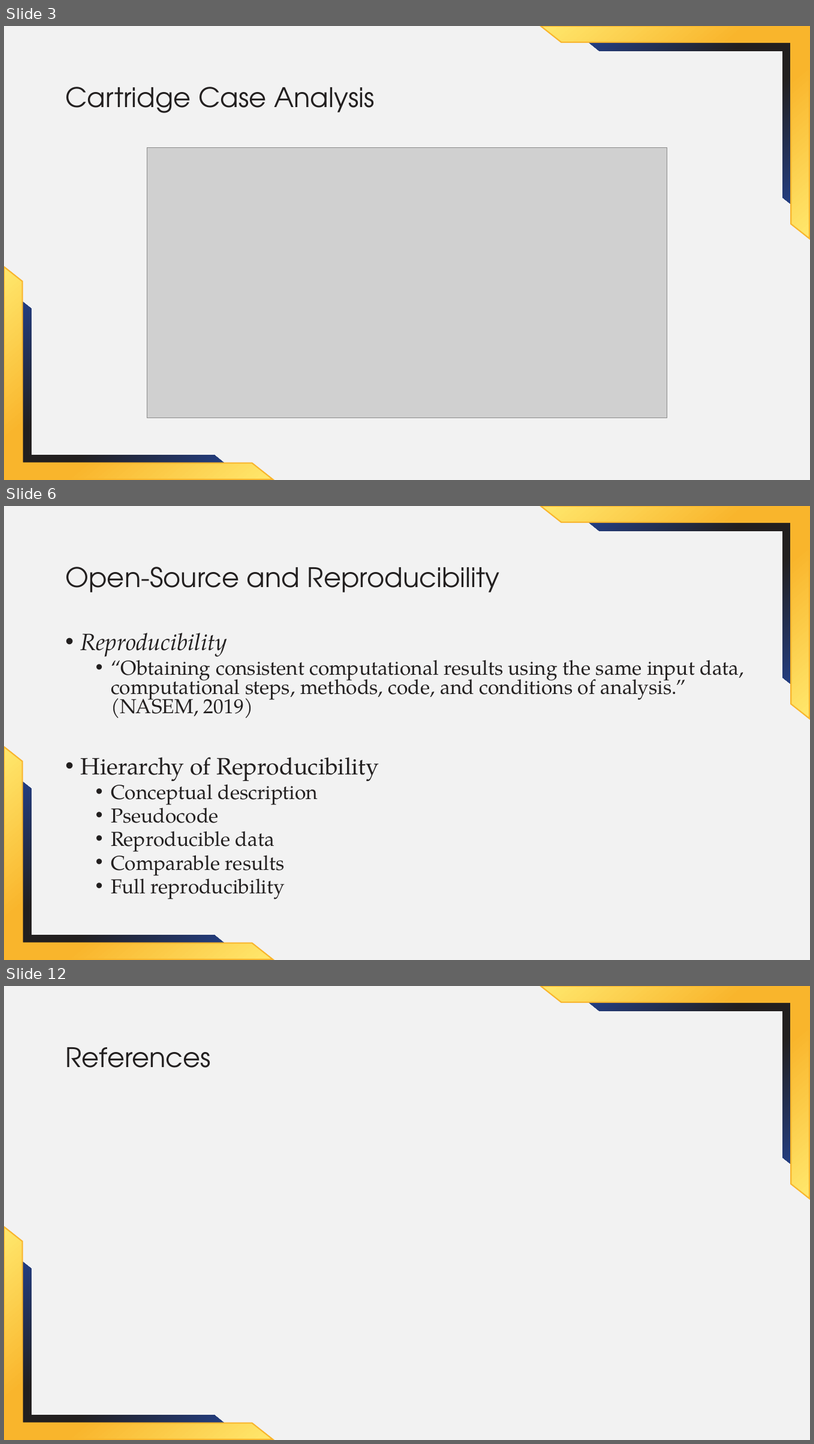
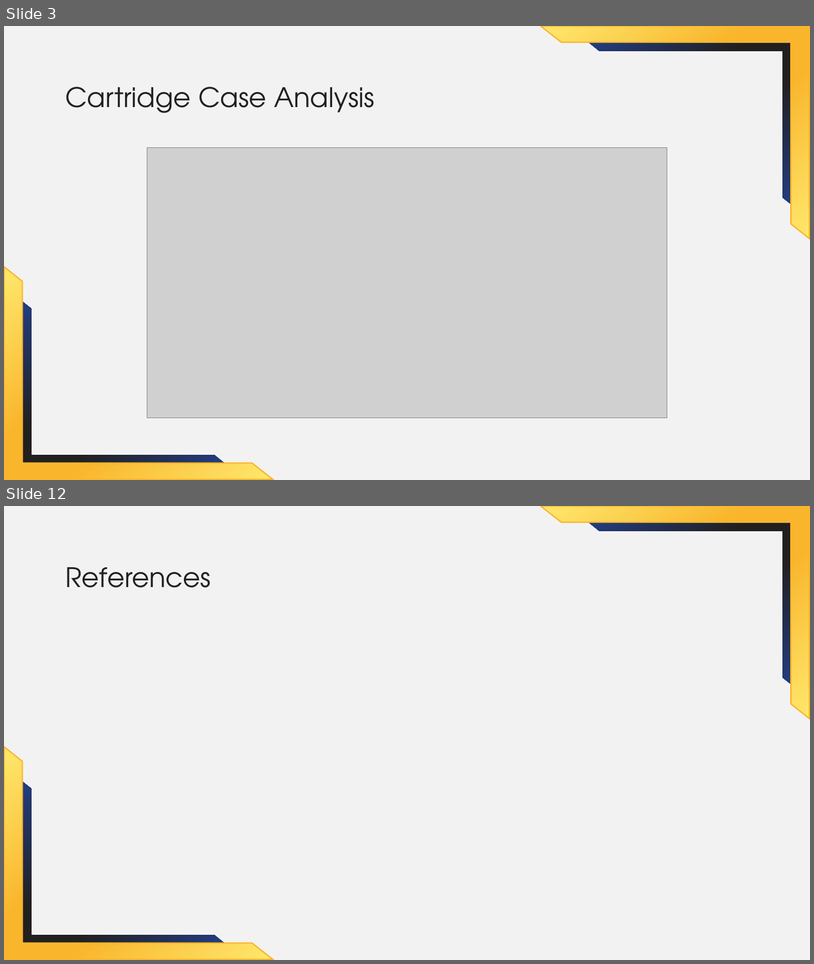
Before and after one commit to jzemmels/aafs22_slides, a slide deck: slides/AAFS 2022 Presenter PP Theme 1.pptx. Shown one above the other, each under a label of ours: slides 3, 6 and 12 before the commit, slides 3 and 12 after it; the slides between them are not shown. The pictures are 814x1444 and 814x964 pixels, drawn with LibreOffice and Linux fonts; fonts in the diff are those of the drawing; grey boxes stand for pictures; background and template pictures are left out. Boxes give left, top, right and bottom in pixels: in the first picture for what was removed or moved away, otherwise in the second. Text is boxed around its words. In the diff, an @@ line names an element or a change of style, - is before the commit and + after.

```diff
--- a/slides/AAFS 2022 Presenter PP Theme 1.pptx
+++ b/slides/AAFS 2022 Presenter PP Theme 1.pptx
@@ slide 6 removed at [4,506,810,960], background #F2F2F2; not listed: 4 template elements that a slide beside it also shows @@
@@ title removed at [65,567,500,592] @@
-Open-Source and Reproducibility
@@ text removed at [81,633,745,899] @@
-• Reproducibility
-  • “Obtaining consistent computational results using the same input data, computational steps, methods, code, and conditions of analysis.” (NASEM, 2019)
-• Hierarchy of Reproducibility
-  • Conceptual description
-  • Pseudocode
-  • Reproducible data
-  • Comparable results
-  • Full reproducibility
```
Also in this commit, not shown: 6 slides changed, 2 slides added, 1 other slide removed.
